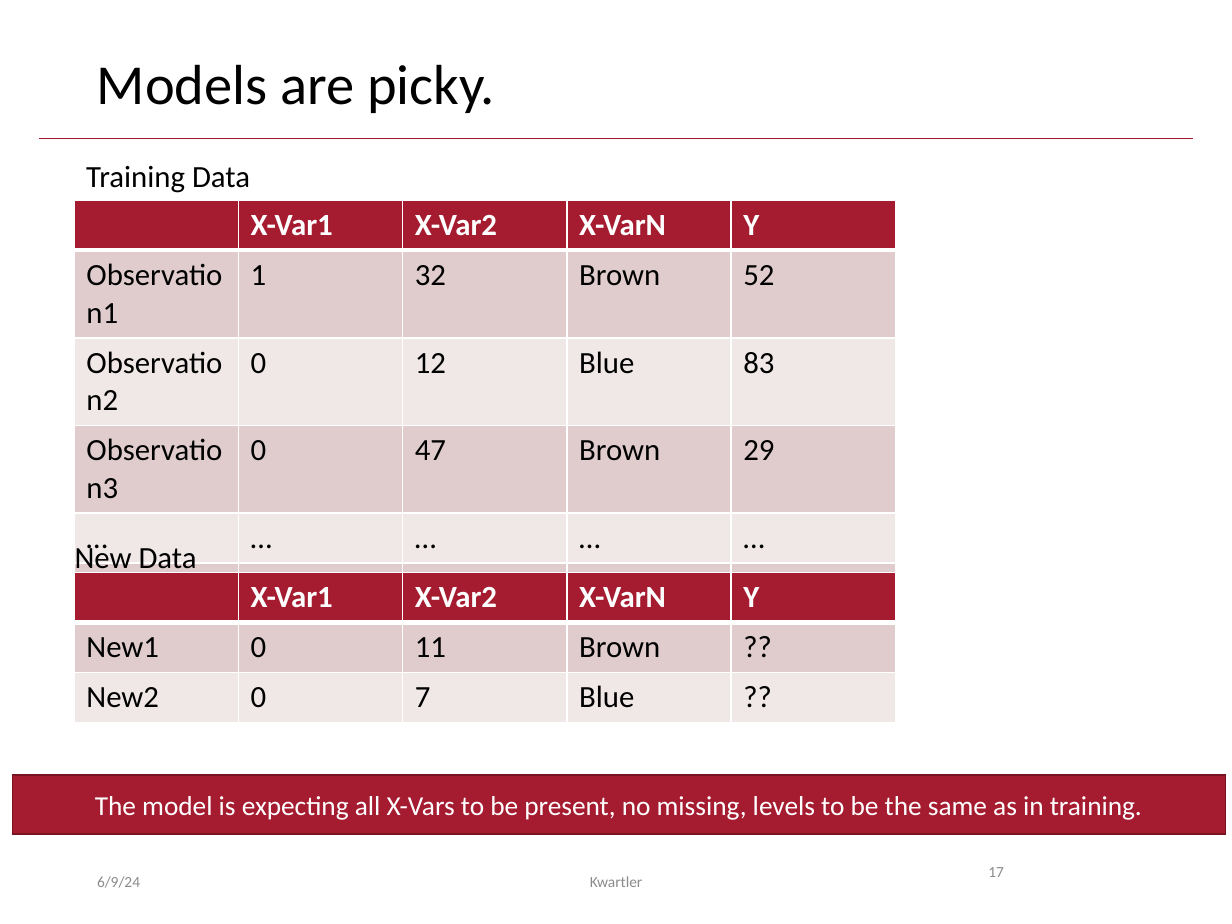
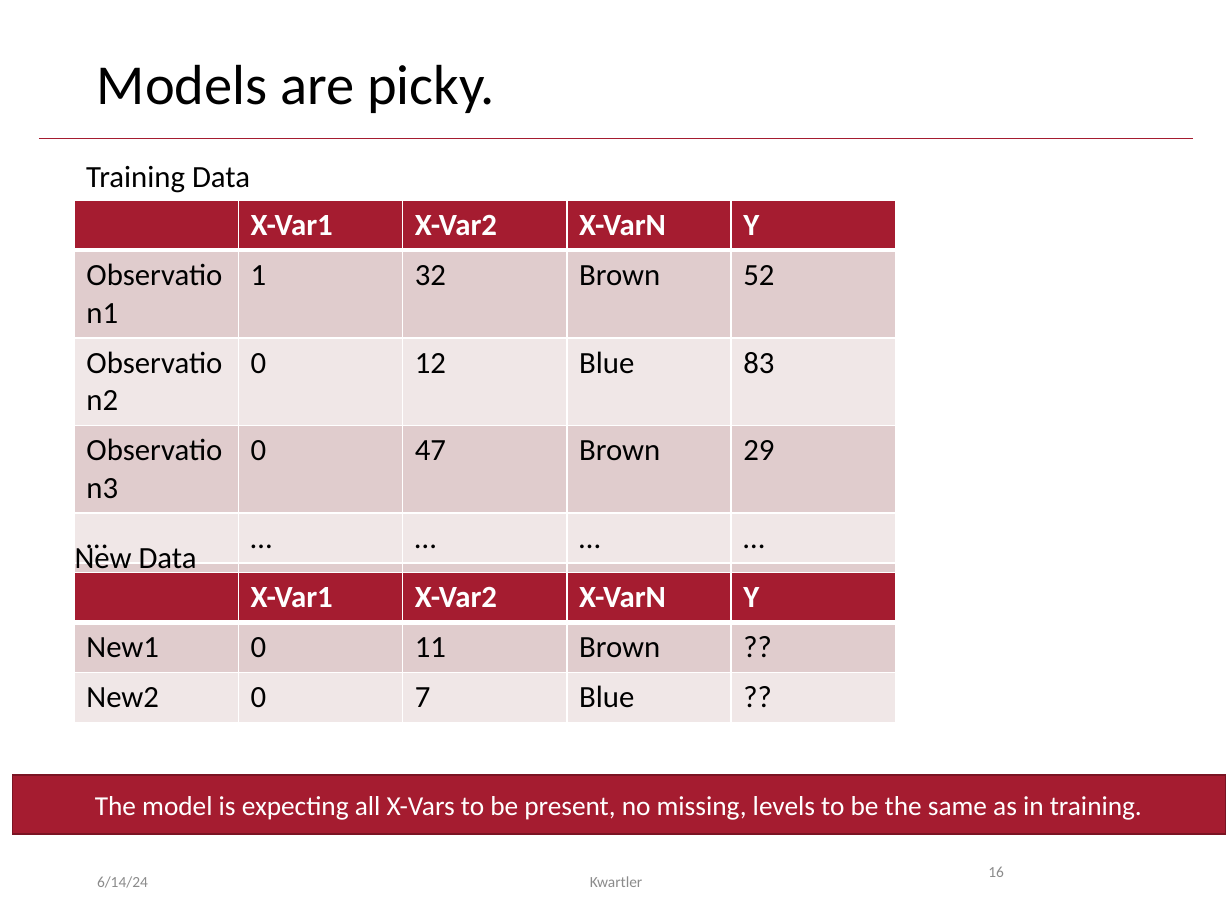
Before and after one commit to kwartler/GSERM_2024, a slide deck: slide 16 of lessons/Day5_supervised_unsupervised/B_ElasticNet_textRegression.pptx (slide 17 before the commit). Drawn at 1232x924 pixels with LibreOffice and Linux fonts; fonts in the diff are those of the drawing. Boxes give left, top, right and bottom in pixels: in the first picture for what was removed or moved away, otherwise in the second. Text is boxed around its words. In the diff, an @@ line names an element or a change of style, - is before the commit and + after.

```diff
--- a/lessons/Day5_supervised_unsupervised/B_ElasticNet_textRegression.pptx
+++ b/lessons/Day5_supervised_unsupervised/B_ElasticNet_textRegression.pptx
@@ page number at bbox=[988, 866, 1004, 877]: text changed @@
-17
+16
@@ text at bbox=[97, 876, 148, 888]: text changed @@
-6/9/24
+6/14/24
```
Also in this commit, not shown: 26 other slides changed, 9 other files.
